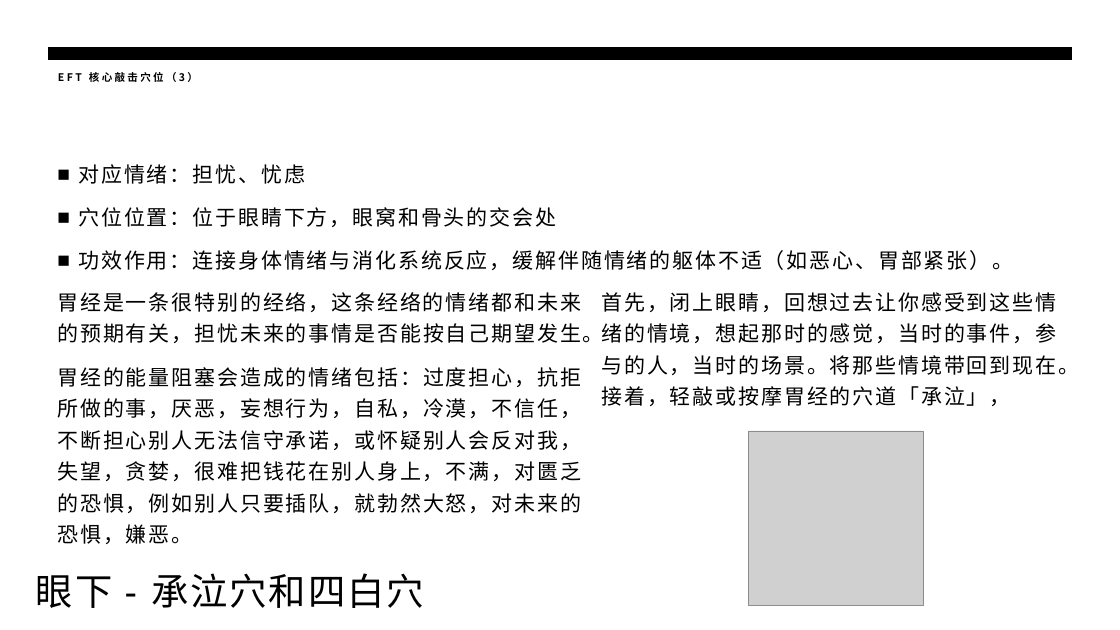
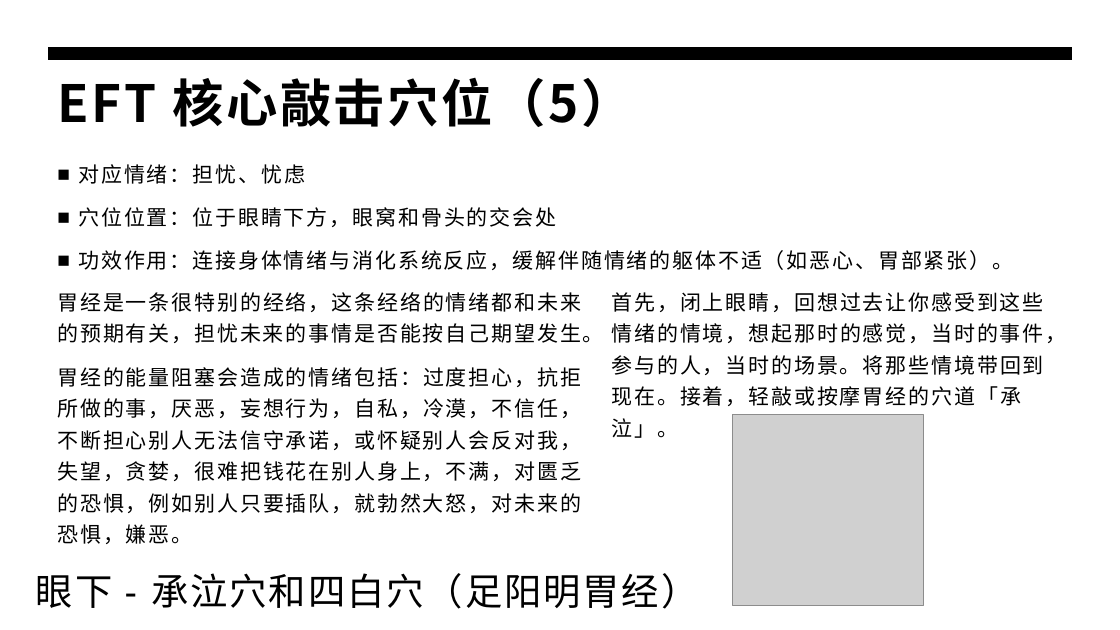
Before and after one commit to panxibei/writing, a slide deck: slide 19 of 44_心理学/28_浥尘伙伴社团原创：音乐治疗/PPT/浥尘伙伴社团原创：情绪释放疗法（EFT）心理训练.pptx. Drawn at 1120x630 pixels with LibreOffice and Linux fonts; fonts in the diff are those of the drawing; grey boxes stand for pictures. Boxes give left, top, right and bottom in pixels: in the first picture for what was removed or moved away, otherwise in the second. Text is boxed around its words. In the diff, an @@ line names an element or a change of style, - is before the commit and + after.

```diff
--- a/44_心理学/28_浥尘伙伴社团原创：音乐治疗/PPT/浥尘伙伴社团原创：情绪释放疗法（EFT）心理训练.pptx
+++ b/44_心理学/28_浥尘伙伴社团原创：音乐治疗/PPT/浥尘伙伴社团原创：情绪释放疗法（EFT）心理训练.pptx
@@ title at <box>58,77,633,127</box>: text changed; size 9 to 44 pt @@
-EFT 核心敲击穴位（3）
+EFT 核心敲击穴位（5）
@@ text at <box>612,292,1067,406</box>: text changed @@
-首先，闭上眼睛，回想过去让你感受到这些情绪的情境，想起那时的感觉，当时的事件，参与的人，当时的场景。将那些情境带回到现在。接着，轻敲或按摩胃经的穴道「承泣」，
+首先，闭上眼睛，回想过去让你感受到这些情绪的情境，想起那时的感觉，当时的事件，参与的人，当时的场景。将那些情境带回到现在。接着，轻敲或按摩胃经的穴道「承泣」。
@@ picture: place and size @@
-picture at <box>749,431,923,605</box>
+picture at <box>733,415,923,606</box>
@@ text at <box>36,573,698,609</box>: text changed @@
-眼下 - 承泣穴和四白穴
+眼下 - 承泣穴和四白穴（足阳明胃经）
```
Also in this commit, not shown: 19 other slides changed, 1 other file.
